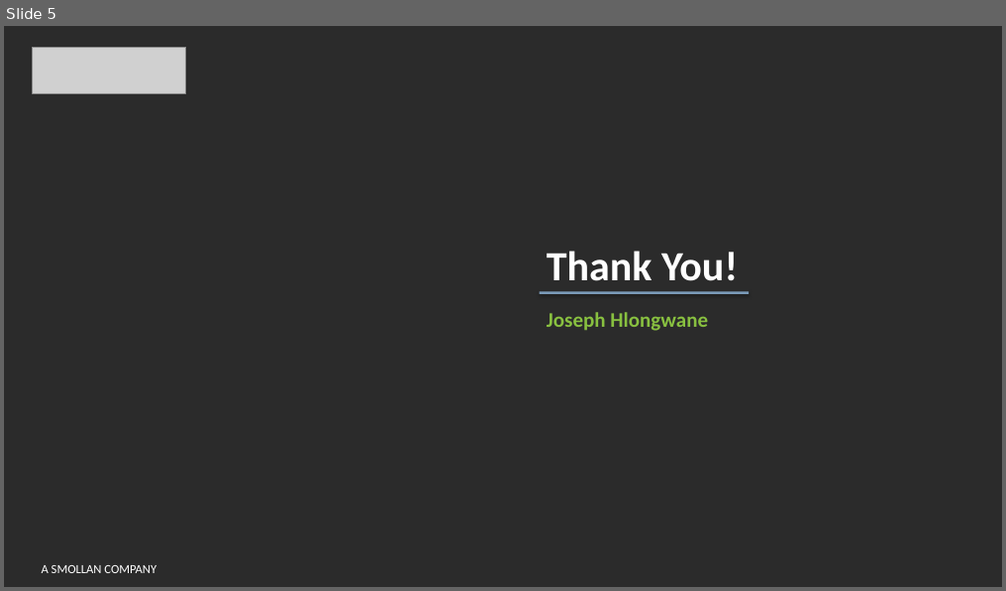
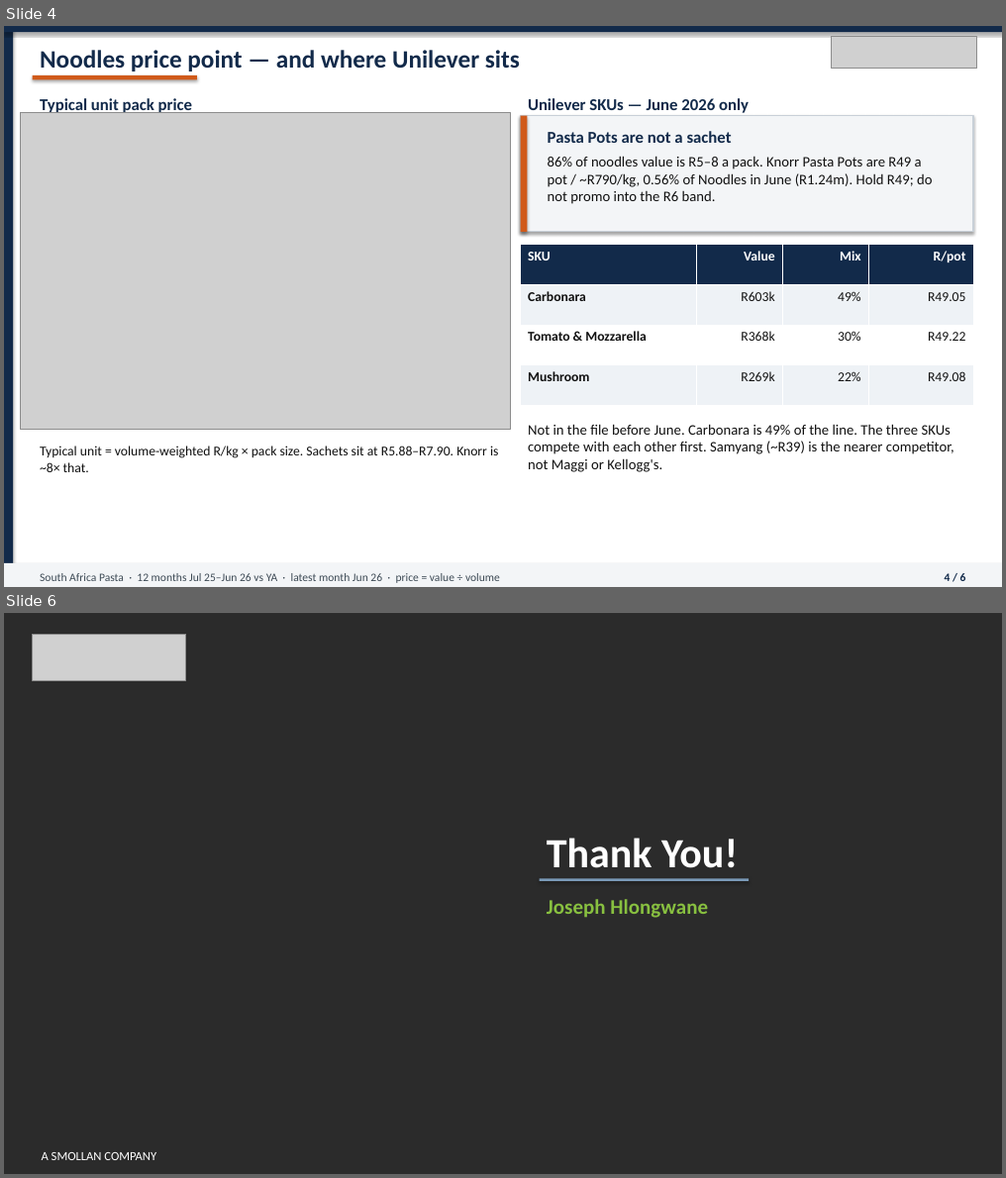
Before and after one commit to Joemusa/pasta, a slide deck: output/Unilever_Pasta_Noodles_Jun2026.pptx. Shown one above the other, each under a label of ours: slide 5 before the commit, slides 4 and 6 after it; the slides between them are not shown. The pictures are 1006x591 and 1006x1178 pixels, drawn with LibreOffice and Linux fonts; fonts in the diff are those of the drawing; grey boxes stand for pictures; background and template pictures are left out; a plain dark background stands for a picture behind light text. Boxes give left, top, right and bottom in pixels: in the first picture for what was removed or moved away, otherwise in the second. Text is boxed around its words. In the diff, an @@ line names an element or a change of style, - is before the commit and + after.

```diff
--- a/output/Unilever_Pasta_Noodles_Jun2026.pptx
+++ b/output/Unilever_Pasta_Noodles_Jun2026.pptx
@@ slide 4 added at [4,26,1002,587], background #FFFFFF @@
@@ rectangle added at [4,26,1002,587], fill #FFFFFF @@
@@ rectangle added at [4,26,13,587], fill #122A4A @@
@@ rectangle added at [4,26,1002,32], fill #122A4A @@
@@ text added at [40,50,520,72], 24 pt, text #122A4A, bold @@
+Noodles price point — and where Unilever sits
@@ picture added at [832,37,977,68] @@
@@ rectangle added at [33,76,197,79], fill #D05A1A @@
@@ picture added at [21,113,511,430] @@
@@ text added at [40,97,192,113], 16 pt, text #122A4A, bold @@
+Typical unit pack price
@@ text added at [528,98,748,113], 16 pt, text #122A4A, bold @@
+Unilever SKUs — June 2026 only
@@ rectangle added at [521,116,973,232], fill #F3F5F7, outline #C8D0D8 1 pt @@
@@ rectangle added at [521,116,528,232], fill #D05A1A @@
@@ text added at [548,131,732,143], 16 pt, text #122A4A, bold @@
+Pasta Pots are not a sachet
@@ text added at [548,156,932,204], 14 pt, text #111111 @@
+86% of noodles value is R5–8 a pack. Knorr Pasta Pots are R49 a pot / ~R790/kg, 0.56% of Noodles in June (R1.24m). Hold R49; do not promo into the R6 band.
@@ table added at [521,245,973,405], 4 rows, 4 columns @@
+SKU | Value | Mix | R/pot
+Carbonara | R603k | 49% | R49.05
+Tomato & Mozzarella | R368k | 30% | R49.22
+Mushroom | R269k | 22% | R49.08
@@ text added at [528,424,954,472], 14 pt, text #111111 @@
+Not in the file before June. Carbonara is 49% of the line. The three SKUs compete with each other first. Samyang (~R39) is the nearer competitor, not Maggi or Kellogg's.
@@ text added at [40,446,498,472], 13 pt, text #111111 @@
+Typical unit = volume-weighted R/kg × pack size. Sachets sit at R5.88–R7.90. Knorr is ~8× that.
@@ rectangle added at [4,564,1002,587], fill #F3F5F7 @@
@@ text added at [40,573,500,583], 11 pt, text #3D4A55 @@
+South Africa Pasta · 12 months Jul 25–Jun 26 vs YA · latest month Jun 26 · price = value ÷ volume
@@ text added at [944,573,966,581], 11 pt, text #122A4A, bold @@
+4 / 6
@@ what was slide 5 is now slide 6 @@
```
Also in this commit, not shown: 3 slides changed, 5 other files.
